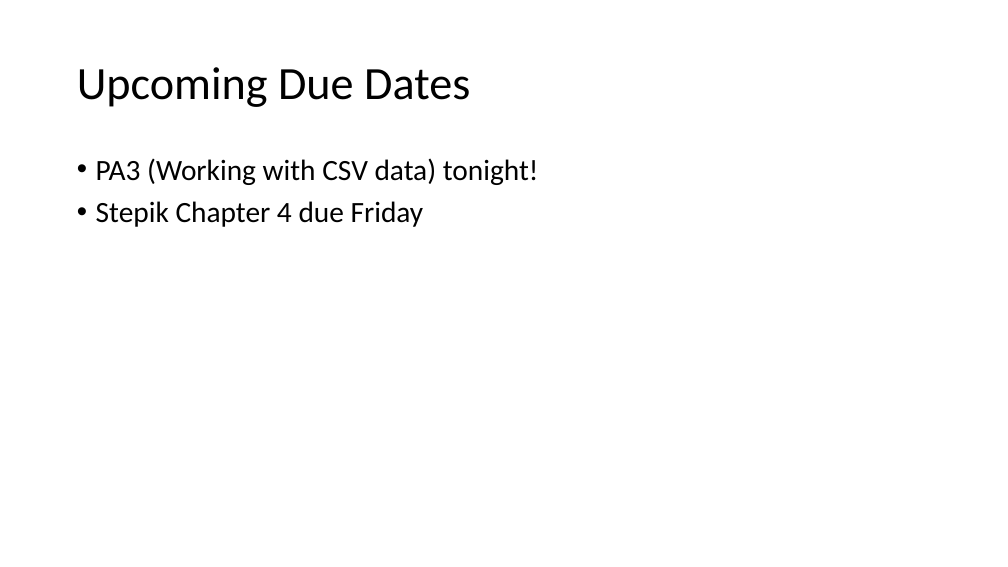
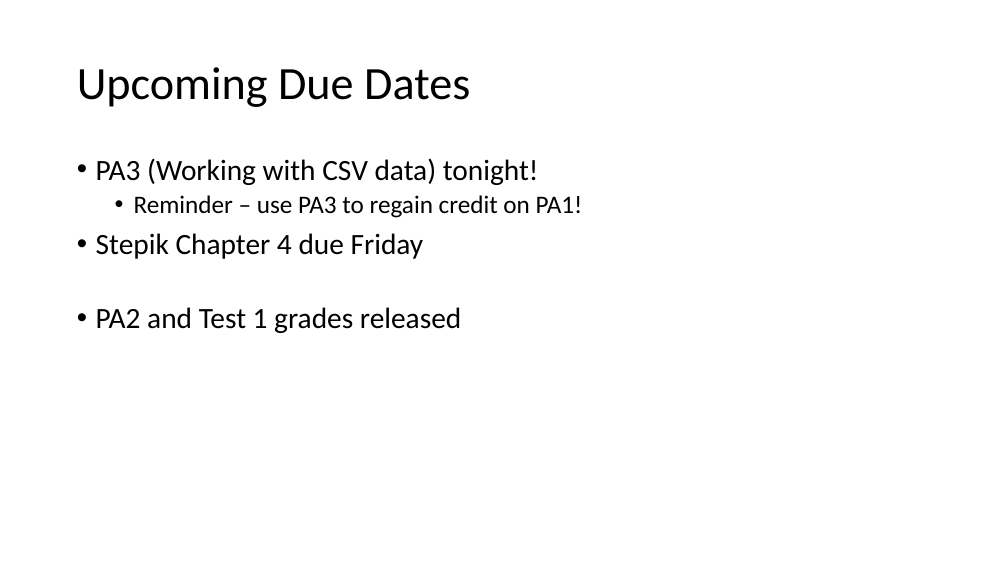
Before and after one commit to catherinefxia/ucsd-cse8a-w20.github.io, a slide deck: slide 2 of lectures/CSE8AW20-01-28-Lec7-Now-Java/CSE8AW20-01-28-Lec7-Now-Java-slides.pptx. Drawn at 1008x567 pixels with LibreOffice and Linux fonts; fonts in the diff are those of the drawing. Boxes give left, top, right and bottom in pixels: in the first picture for what was removed or moved away, otherwise in the second. Text is boxed around its words. In the diff, an @@ line names an element or a change of style, - is before the commit and + after.

```diff
--- a/lectures/CSE8AW20-01-28-Lec7-Now-Java/CSE8AW20-01-28-Lec7-Now-Java-slides.pptx
+++ b/lectures/CSE8AW20-01-28-Lec7-Now-Java/CSE8AW20-01-28-Lec7-Now-Java-slides.pptx
@@ text at [134,195,583,218]: paragraph added @@
+  • Reminder – use PA3 to regain credit on PA1!
@@ text at [96,307,461,333]: paragraph added @@
+• PA2 and Test 1 grades released
```
Also in this commit, not shown: 3 other slides changed, 4 other files.
